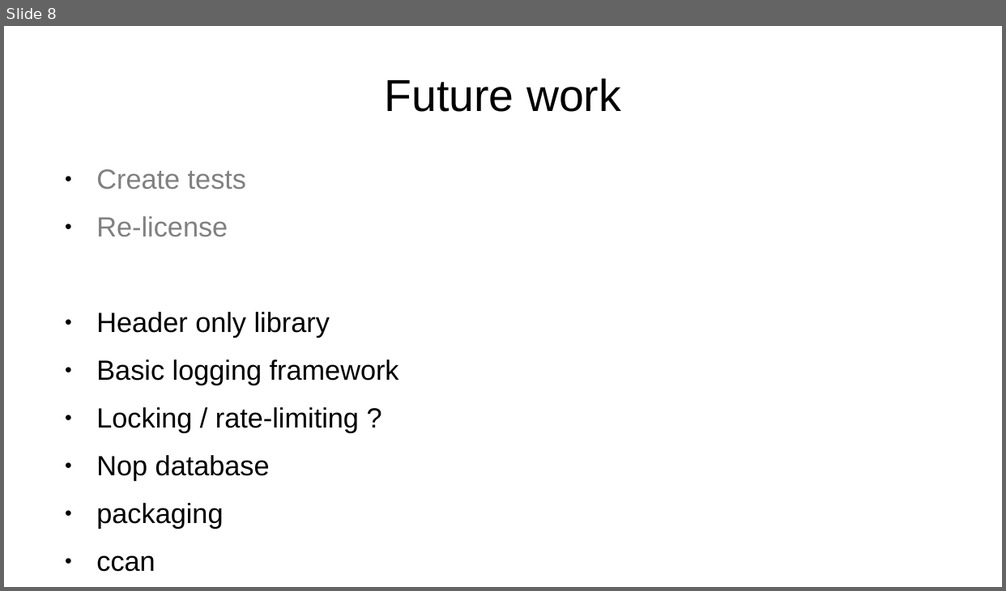
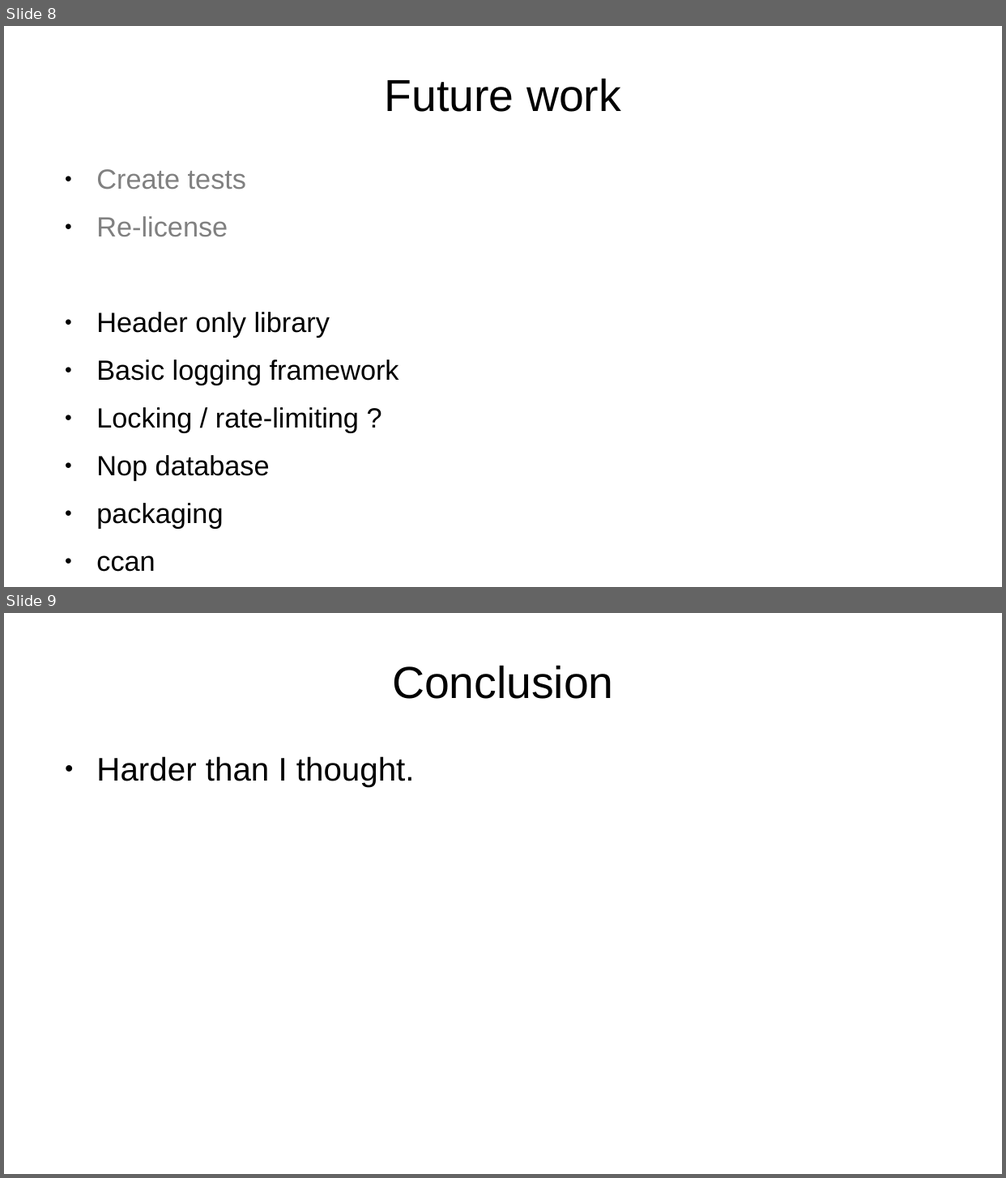
Before and after one commit to computee/s-keys, a slide deck: final_presentation.odp. Shown one above the other, each under a label of ours: slide 8 before the commit, slides 8 and 9 after it. The pictures are 1006x591 and 1006x1178 pixels, drawn with LibreOffice and Linux fonts; fonts in the diff are those of the drawing; background and template pictures are left out. Boxes give left, top, right and bottom in pixels: in the first picture for what was removed or moved away, otherwise in the second. Text is boxed around its words. In the diff, an @@ line names an element or a change of style, - is before the commit and + after.

```diff
--- a/final_presentation.odp
+++ b/final_presentation.odp
@@ slide 9 added at bbox=[4, 613, 1002, 1174], background picture (left out) @@
@@ title added at bbox=[392, 666, 614, 699], 35.7 pt, text #000000 @@
+Conclusion
@@ text added at bbox=[96, 756, 415, 787], 26 pt, text #000000 @@
+● Harder than I thought.
```
Also in this commit, not shown: 2 other slides added, 1 slide removed, 3 other files.
